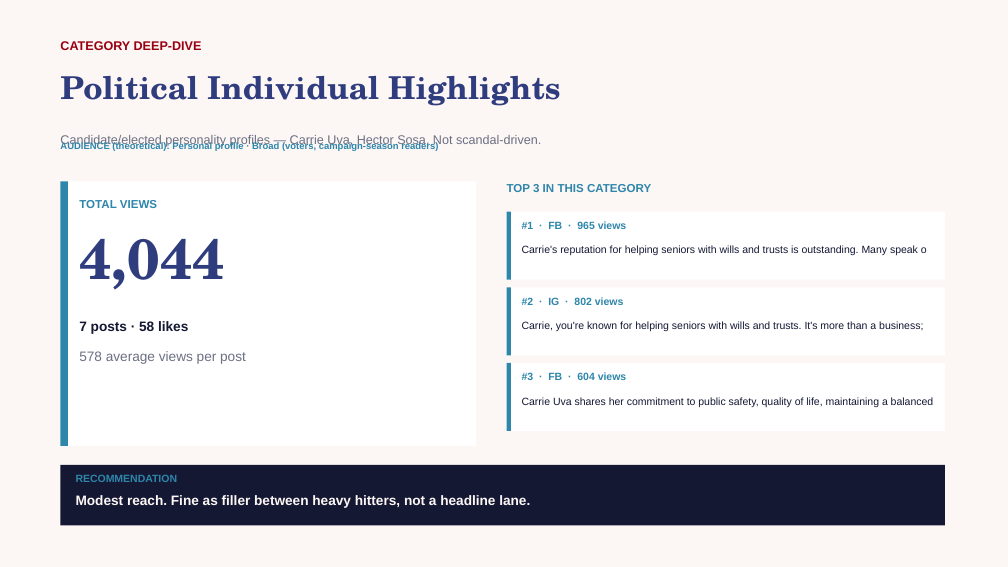
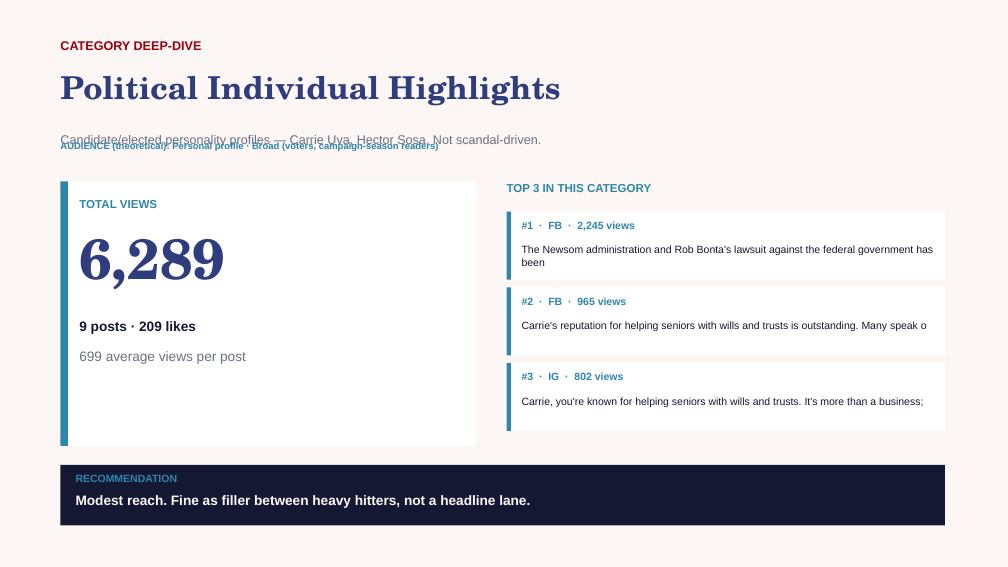
Before and after one commit to zvmmer/talking-downey-kpis, a slide deck: slide 16 of SPONSOR_CONTENT_REPORT.pptx (slide 17 before the commit). Drawn at 1008x567 pixels with LibreOffice and Linux fonts; fonts in the diff are those of the drawing. Boxes give left, top, right and bottom in pixels: in the first picture for what was removed or moved away, otherwise in the second. Text is boxed around its words. In the diff, an @@ line names an element or a change of style, - is before the commit and + after.

```diff
--- a/SPONSOR_CONTENT_REPORT.pptx
+++ b/SPONSOR_CONTENT_REPORT.pptx
@@ text at bbox=[79, 239, 225, 290]: text changed @@
-4,044
+6,289
@@ text at bbox=[522, 221, 635, 231]: text changed @@
-#1 · FB · 965 views
+#1 · FB · 2,245 views
@@ text at bbox=[522, 245, 933, 266]: text changed @@
-Carrie's reputation for helping seniors with wills and trusts is outstanding. Many speak o
+The Newsom administration and Rob Bonta's lawsuit against the federal government has been
@@ text at bbox=[522, 297, 627, 308]: text changed @@
-#2 · IG · 802 views
+#2 · FB · 965 views
@@ text at bbox=[79, 321, 196, 334]: text changed @@
-7 posts · 58 likes
+9 posts · 209 likes
@@ text at bbox=[522, 321, 927, 331]: text changed @@
-Carrie, you're known for helping seniors with wills and trusts. It's more than a business;
+Carrie's reputation for helping seniors with wills and trusts is outstanding. Many speak o
@@ text at bbox=[79, 351, 246, 364]: text changed @@
-578 average views per post
+699 average views per post
@@ text at bbox=[522, 372, 624, 380]: text changed @@
-#3 · FB · 604 views
+#3 · IG · 802 views
@@ text at bbox=[522, 397, 923, 407]: text changed @@
-Carrie Uva shares her commitment to public safety, quality of life, maintaining a balanced
+Carrie, you're known for helping seniors with wills and trusts. It's more than a business;
```
Also in this commit, not shown: 11 other slides changed, 13 other files.
